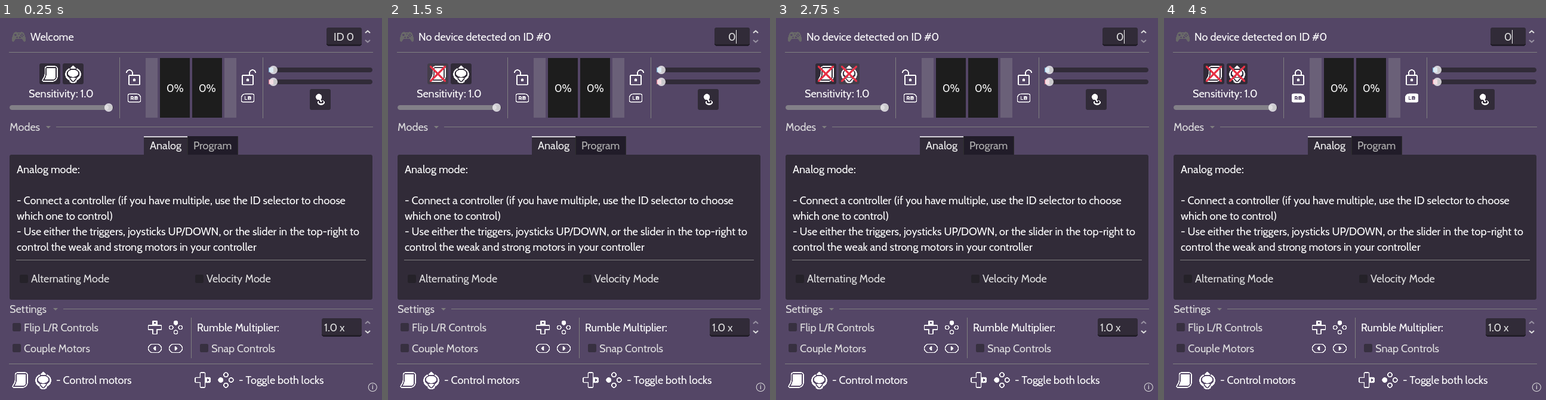
Above: before the commit, frames 1-4 (left to right).
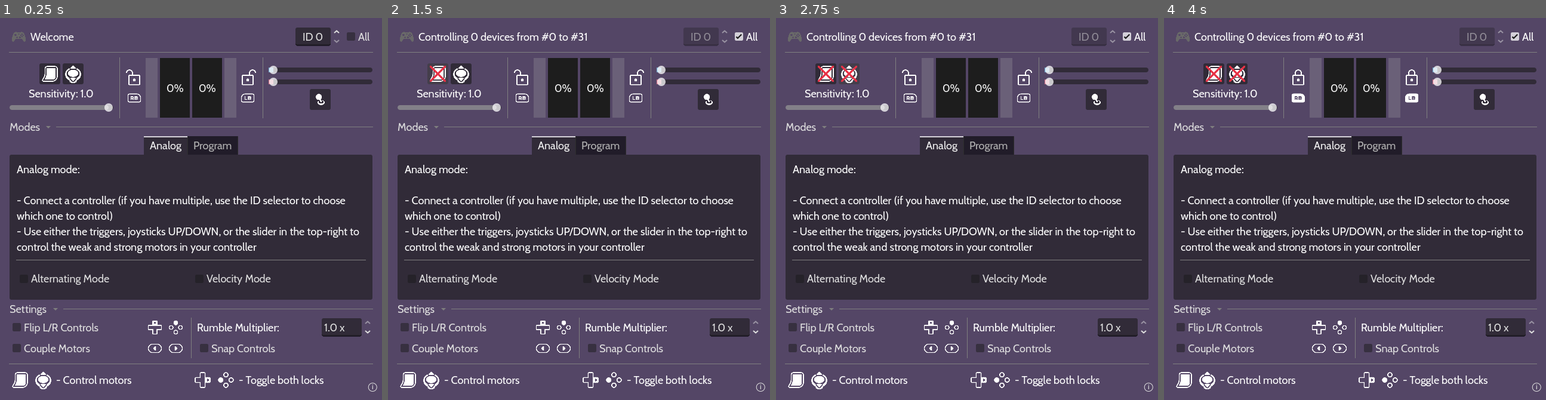
Above: after the commit, the same moments.

Repository: leosefcik/controller-rumble-tool
Game: Godot game, scene res://main.tscn
Two runs of this game, one before a commit and one after it. Both use one fixed random seed, a clock stepped at 60 frames per second and the inputs below.
Inputs (mouse positions are in pixels of both pictures, inside the frame that each line leads up to):
- Up to frame 1 (0.25 s): no input
- Up to frame 2 (1.5 s): click (747, 37) at 0.5 s, where only the run after the commit has a clickable "All"; click (437, 75) at 1.25 s
- Up to frame 3 (2.75 s): click (848, 75) at 2 s
- Up to frame 4 (4 s): click (1297, 86) at 2.75 s; click (1412, 86) at 3.5 s

The runs differ from the first frame. In frame 1, 0.8% of the frame differs, in the area x 77-98%, y 2-8%; in frame 2, 1.0%, in the area x 7-98%, y 2-8%; in frame 3, 1.0%; in frame 4, 1.0%.

Commit message:
v0.4.1 New ID connection functions, "All" mode
- Added an "All" checkbox, which will call start_joy_vibration() on IDs 0-31
- Changed hardcoded limit from 100 devices to 32 (seems reasonable enough)
- Removed the stupid shadow from the 1 screenshot i have

Diff:
--- a/main.gd
+++ b/main.gd
@@ -18,6 +18,8 @@
 
 var controller_id := 0
 var controller_name := "Empty"
+var control_all_ids := false
+const CONTROLLER_ID_RANGE = 32 # an arbitrarily hardcoded amount of max controllers
 
 var rumble_multiplier := 1.0
 var flipped := false
@@ -155,11 +157,11 @@
 	# Applying 0.99x fix every frame after 2 seconds, otherwise it's 1.00x
 	var fix := _get_fix_multiplier()
 
-	Input.start_joy_vibration(
-		controller_id,
-		weak_power * rumble_multiplier * fix,
-		strong_power * rumble_multiplier * fix,
-		0.0)
+	# Regular vs. "All" mode
+	if not control_all_ids: _continuous_vibration(controller_id, fix)
+	else:
+		for i in range(CONTROLLER_ID_RANGE):
+			_continuous_vibration(i, fix)
 
 	# Alternating mode check - readies hit_zero check if motors in use
 	if alternating_mode:
@@ -168,6 +170,12 @@
 
 	_update_power_gauges(weak_power, strong_power)
 
+func _continuous_vibration(id: int, fix: float) -> void:
+	Input.start_joy_vibration(
+		id,
+		weak_power * rumble_multiplier * fix,
+		strong_power * rumble_multiplier * fix,
+		0.0)
 
 # Every 2 seconds of _process, make the current frame a fix frame
 func _increment_fix_frame(delta: float) -> void:
@@ -247,18 +255,28 @@
 
 ### CONTROLLER
 
+# Checks for controller name every 0.5 seconds
 func _on_controller_check_timer_timeout() -> void:
-	var current_controller_name := Input.get_joy_name(controller_id)
-	if current_controller_name != controller_name:
-		controller_name = current_controller_name
-
-		if not controller_name:
-			%NameLabel.text = "No device detected on ID #" + str(controller_id)
-			if controller_id != 0: %NameLabel.text += " (try #0)"
-			%ControllerStatusIcon.modulate = Color.DIM_GRAY
-		else:
-			%NameLabel.text = controller_name
-			%ControllerStatusIcon.modulate = Color.WHITE
+	if not control_all_ids:
+		var current_controller_name := Input.get_joy_name(controller_id)
+		if current_controller_name != controller_name:
+			controller_name = current_controller_name
+
+			if not controller_name:
+				%NameLabel.text = "No device detected on ID #" + str(controller_id)
+				if controller_id != 0: %NameLabel.text += " (try #0)"
+				%ControllerStatusIcon.modulate = Color.DIM_GRAY
+			else:
+				%NameLabel.text = controller_name
+				%ControllerStatusIcon.modulate = Color.WHITE
+
+	else: # "All" checked
+		var connected_count := 0
+		for i in range(CONTROLLER_ID_RANGE):
+			if Input.get_joy_name(i) != "":
+				connected_count += 1
+		%NameLabel.text = str("Controlling ", connected_count, " devices from #0 to #31")
+		%ControllerStatusIcon.modulate = Color.WHITE if connected_count > 0 else Color.DIM_GRAY
 
 
 func _on_controller_id_box_value_changed(value: float) -> void:
@@ -266,6 +284,14 @@
 	controller_name = "asdfasf"
 	controller_id = int(value)
 
+
+func _on_all_ids_box_toggled(toggled_on: bool) -> void:
+	control_all_ids = toggled_on
+	if toggled_on: %ControllerIdBox.editable = false
+	else: %ControllerIdBox.editable = true
+
+	# this is changed so the label update in _on_controller_check_timer_timeout() triggers
+	controller_name = "asdfasf"
 
 ### TAB NAVIGATION
 
--- a/main.tscn
+++ b/main.tscn
@@ -16,7 +16,6 @@
 [ext_resource type="Texture2D" uid="uid://cydtbpei7bv56" path="res://icon/kenney_glyphs/Xbox Series/controller_xboxone.png" id="13_ycdy4"]
 [ext_resource type="Texture2D" uid="uid://dsw3y5kyg543j" path="res://icon/kenney_glyphs/Generic/generic_button_trigger_b_fill.png" id="14_2cqfq"]
 [ext_resource type="Texture2D" uid="uid://clyw8g54blu5p" path="res://icon/kenney_glyphs/Generic/generic_stick_vertical.png" id="14_vivmo"]
-[ext_resource type="Texture2D" uid="uid://cst8li6a7al6b" path="res://logos/motor_icon_v1.png" id="14_w48qg"]
 [ext_resource type="Texture2D" uid="uid://cgxhsima8b2d3" path="res://icon/kenney_glyphs/Flairs/flair_disabled_cross.png" id="15_yaehf"]
 [ext_resource type="Texture2D" uid="uid://c4k7h56m5qum3" path="res://icon/kenney_glyphs/Generic/generic_joystick_left.png" id="17_074og"]
 [ext_resource type="Texture2D" uid="uid://vn8gli8llxvq" path="res://icon/drop_down.svg" id="19_0odxb"]
@@ -25,6 +24,7 @@
 [ext_resource type="Texture2D" uid="uid://77sud8rl3qs8" path="res://icon/kenney_glyphs/Nintendo Switch/switch_buttons_left_outline.png" id="20_ryguw"]
 [ext_resource type="Texture2D" uid="uid://dpbkmplgtdokt" path="res://icon/kenney_glyphs/Nintendo Switch/switch_dpad_up_outline.png" id="21_d13ii"]
 [ext_resource type="Texture2D" uid="uid://cr4gsturnc2nc" path="res://icon/kenney_glyphs/Nintendo Switch/switch_buttons_up_outline.png" id="22_1u8w0"]
+[ext_resource type="Texture2D" uid="uid://cst8li6a7al6b" path="res://logo/motor_icon_v1.png" id="25_0odxb"]
 
 [sub_resource type="StyleBoxFlat" id="StyleBoxFlat_1bvp3"]
 bg_color = Color(0.66, 0.66, 0.66, 0.27058825)
@@ -101,16 +101,22 @@
 clip_text = true
 
 [node name="ControllerIdBox" type="SpinBox" parent="UI/MainVBox/Title"]
+unique_name_in_owner = true
 layout_mode = 2
 tooltip_text = "The ID of the device to activate rumble on.
 Usually, the first connected gamepad is at #0.
 Inputs are taken from ALL conected controllers,
 regardless of the ID set here."
 focus_behavior_recursive = 2
-max_value = 99.0
+max_value = 31.0
 rounded = true
 alignment = 1
 prefix = "ID"
+
+[node name="AllIdsBox" type="CheckBox" parent="UI/MainVBox/Title"]
+layout_mode = 2
+tooltip_text = "Control rumble on all connected devices (from ID 0 to 31)"
+text = "All"
 
 [node name="HSeparator" type="HSeparator" parent="UI/MainVBox"]
 layout_mode = 2
@@ -859,7 +865,7 @@
 bbcode_enabled = true
 text = "[center][b]Controller Rumble Tool[/b]
 (Gamepad Vibration Massager)
-[i]v0.4[/i][/center]
+[i]v0.4.1[/i][/center]
 
 Credits:
 [ul]Cabin Font - [url]https://github.com/impallari/Cabin[/url]
@@ -887,7 +893,7 @@
 offset_right = -10.0
 offset_bottom = 113.0
 grow_horizontal = 0
-texture = ExtResource("14_w48qg")
+texture = ExtResource("25_0odxb")
 expand_mode = 1
 stretch_mode = 4
 
@@ -896,6 +902,7 @@
 autostart = true
 
 [connection signal="value_changed" from="UI/MainVBox/Title/ControllerIdBox" to="." method="_on_controller_id_box_value_changed"]
+[connection signal="toggled" from="UI/MainVBox/Title/AllIdsBox" to="." method="_on_all_ids_box_toggled"]
 [connection signal="pressed" from="UI/MainVBox/Gauges/LeftOfGauge/VBoxContainer/HBoxContainer/TriggerToggle" to="." method="_on_trigger_toggle_pressed"]
 [connection signal="pressed" from="UI/MainVBox/Gauges/LeftOfGauge/VBoxContainer/HBoxContainer/JoystickToggle" to="." method="_on_joystick_toggle_pressed"]
 [connection signal="value_changed" from="UI/MainVBox/Gauges/LeftOfGauge/VBoxContainer/ControlSensitivitySlider" to="." method="_on_control_sensitivity_slider_value_changed"]
--- a/project.godot
+++ b/project.godot
@@ -11,7 +11,7 @@
 [application]
 
 config/name="Controller Rumble Tool (Gamepad Vibration Massager)"
-config/version="0.4"
+config/version="0.4.1"
 run/main_scene="uid://cmikhaqwhlrq1"
 config/features=PackedStringArray("4.5", "GL Compatibility")
 run/low_processor_mode=true
Binary file changed: .production/screenshot1.png
Not shown, changed: logo/icon.svg.import
Not shown, changed: logo/logotext_main.png.import
Not shown, changed: logo/motor_icon_v1.png.import
Not shown, changed: README.md
